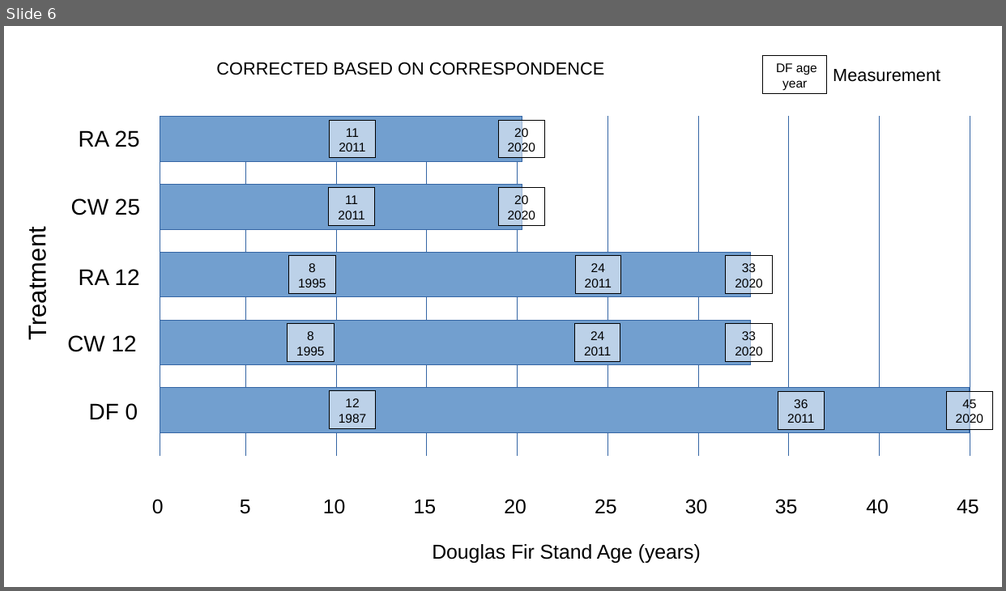
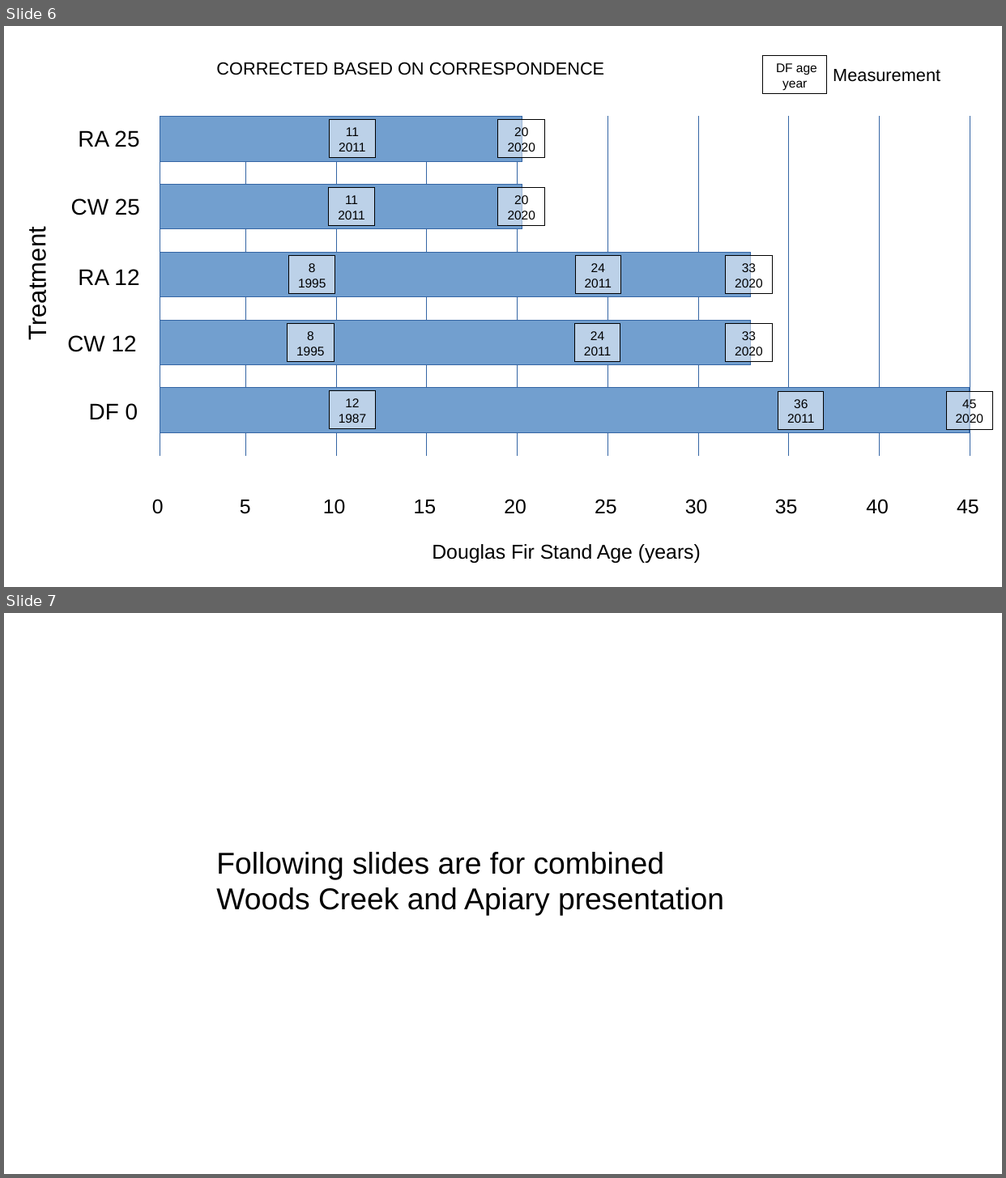
Before and after one commit to LeBoldus-Lab/Apiary_LRR, a slide deck: Experiment_timeline.pptx. Shown one above the other, each under a label of ours: slide 6 before the commit, slides 6 and 7 after it. The pictures are 1006x591 and 1006x1178 pixels, drawn with LibreOffice and Linux fonts; fonts in the diff are those of the drawing. Boxes give left, top, right and bottom in pixels: in the first picture for what was removed or moved away, otherwise in the second. Text is boxed around its words. In the diff, an @@ line names an element or a change of style, - is before the commit and + after.

Commit message:
update_presentation

```diff
--- a/Experiment_timeline.pptx
+++ b/Experiment_timeline.pptx
@@ slide 7 added at (4,613,1002,1174), background #FFFFFF @@
@@ text added at (216,852,724,916), 24 pt, text #000000 @@
+Following slides are for combined Woods Creek and Apiary presentation
```
Also in this commit, not shown: 3 other slides added, 3 other files.
